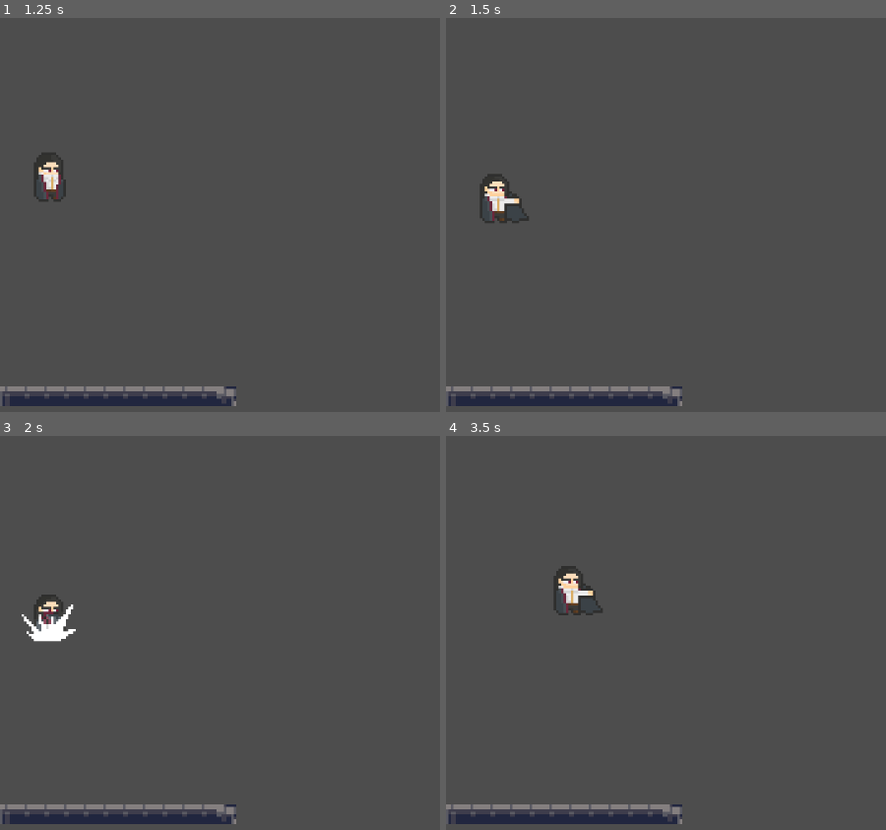
Above: before the commit, frames 1-4 (two rows, left to right).
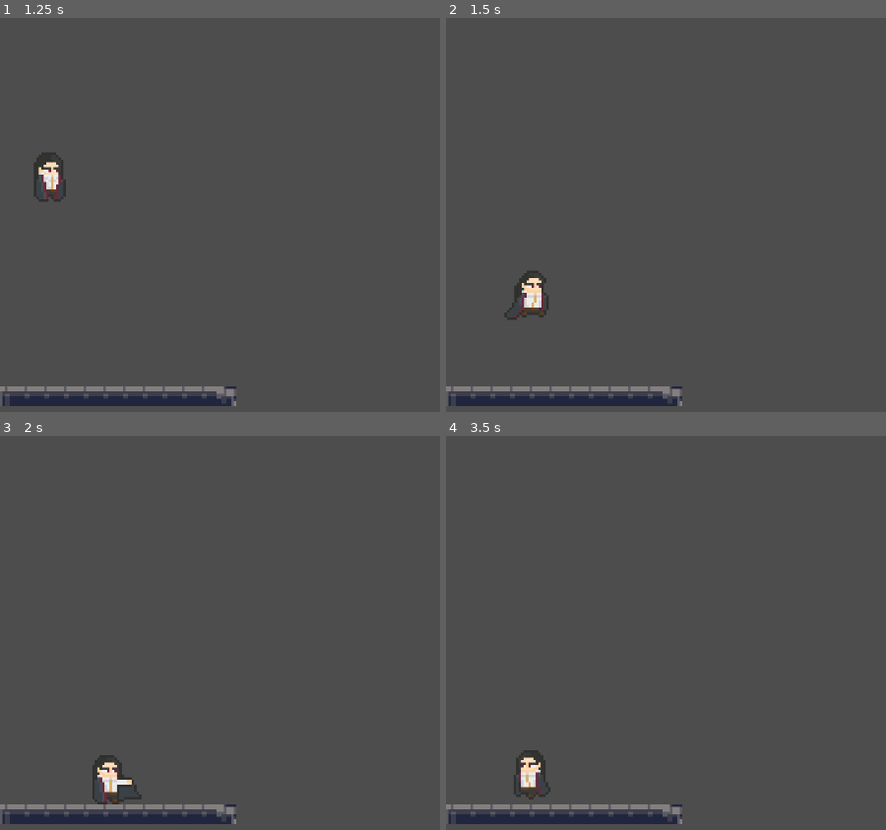
Above: after the commit, the same moments.

Repository: Kaporos/VampireLight
Game: Godot game, scene res://scenes/menu.tscn
Two runs of this game, one before a commit and one after it. Both use one fixed random seed, a clock stepped at 60 frames per second and the inputs below.
Inputs:
- Up to frame 1 (1.25 s): click "Start the game" at 0.5 s
- Up to frame 2 (1.5 s): tap Enter (ui_accept) at 1.25 s; hold Right (ui_right) from 1.28 s (still down); hold Q (bat_transform) from 1.28 s (still down)
- Up to frame 3 (2 s): keep holding Right (ui_right); keep holding Q (bat_transform); tap Enter (ui_accept) at 1.52 s
- Up to frame 4 (3.5 s): release Q (bat_transform) at 2.03 s; tap Q (bat_transform) at 2.1 s; tap Enter (ui_accept) at 2.27 s; release Right (ui_right) at 2.78 s; hold Left (ui_left) from 2.78 s (still down); hold Q (bat_transform) from 2.78 s (still down)

Frame 1 is identical in both runs. In frame 2, 1.3% of the frame differs, in the area x 7-24%, y 39-77%; in frame 3, 1.4%, in the area x 4-33%, y 40-94%; in frame 4, 1.3%.

Commit message:
transform only on floor

Diff:
--- a/scenes/protagonist/humanoid.gd
+++ b/scenes/protagonist/humanoid.gd
@@ -23,7 +23,7 @@
 	var spaced_pressed = Input.is_action_pressed("ui_accept")
 	var transform_command = Input.is_action_pressed("bat_transform")
 
-	if transform_command:
+	if transform_command and is_on_floor():
 		is_tranforming = true
 		if orientation_was_right:
 			_animated_sprite.play("bat_transform_right")
